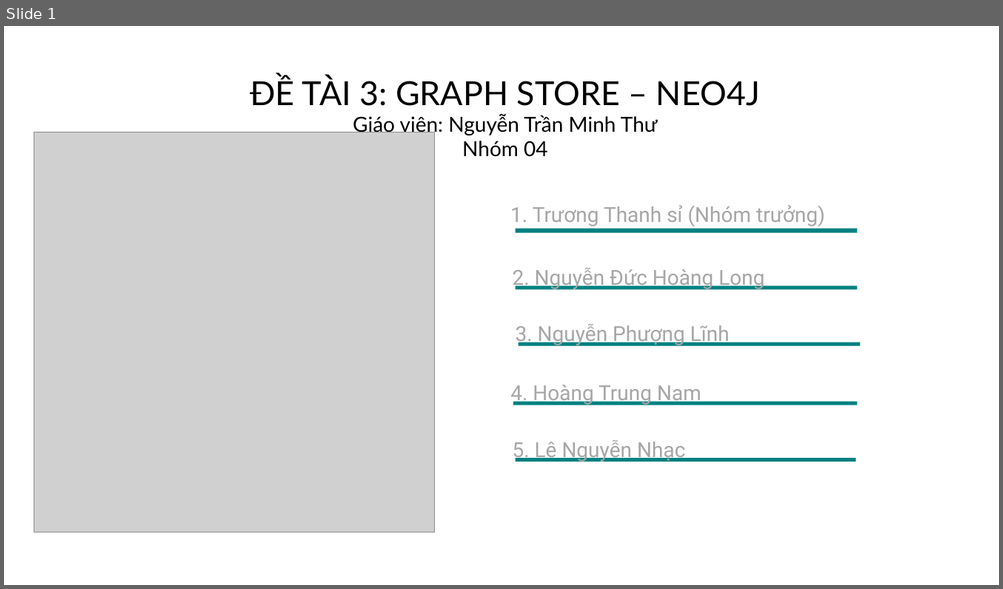
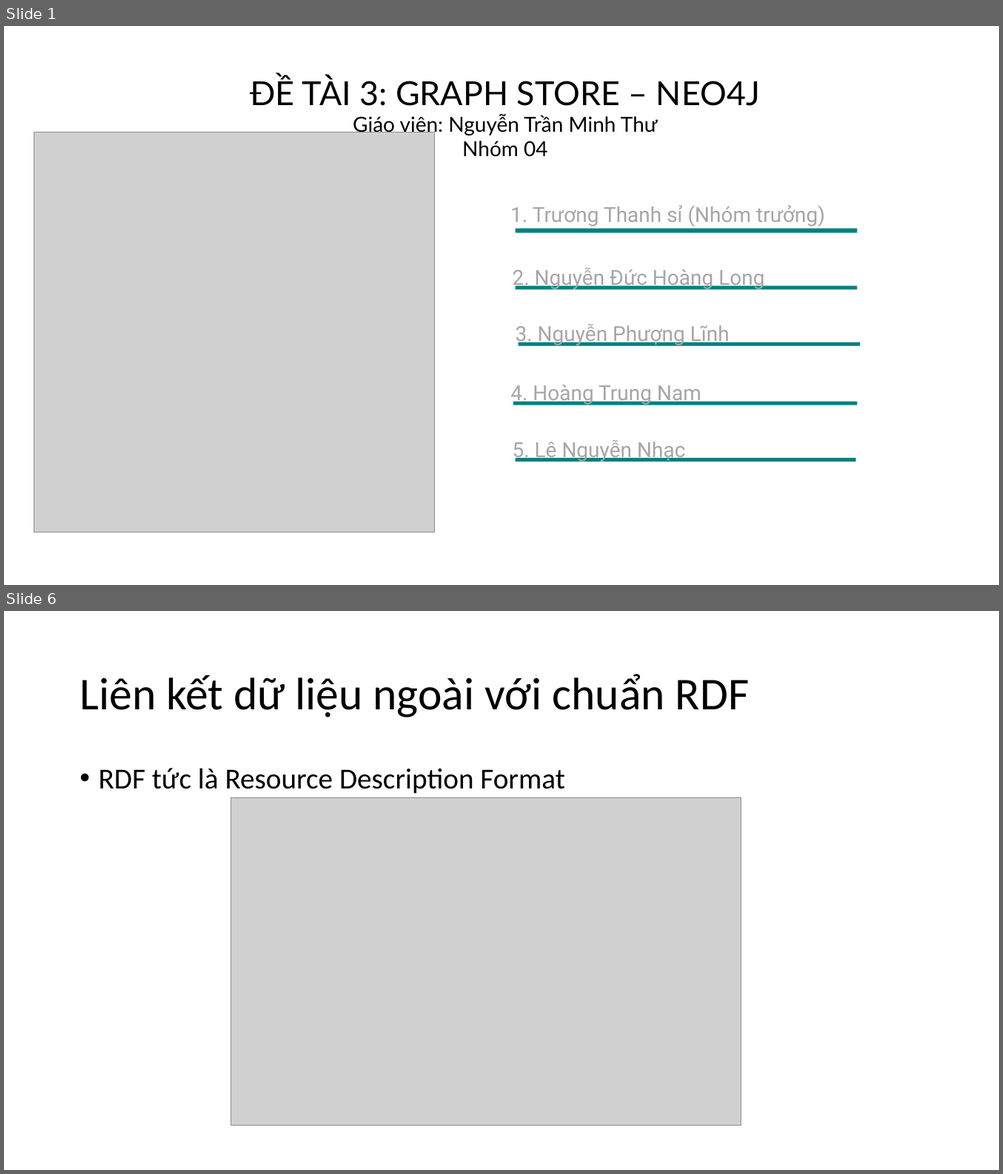
Before and after one commit to NguyenDucHoangLong/Group_4_HTTTHD, a slide deck: Document/Seminar/Slide/Slide_Nhóm 4.pptx. Shown one above the other, each under a label of ours: slide 1 before the commit, slides 1 and 6 after it; the slides between them are not shown. The pictures are 1003x589 and 1003x1174 pixels, drawn with LibreOffice and Linux fonts; fonts in the diff are those of the drawing; grey boxes stand for pictures. Boxes give left, top, right and bottom in pixels: in the first picture for what was removed or moved away, otherwise in the second. Text is boxed around its words. In the diff, an @@ line names an element or a change of style, - is before the commit and + after.

```diff
--- a/Document/Seminar/Slide/Slide_Nhóm 4.pptx
+++ b/Document/Seminar/Slide/Slide_Nhóm 4.pptx
@@ slide 6 added at (4,611,999,1170), background #FFFFFF @@
@@ title added at (79,674,749,718), 44 pt, text #000000 @@
+Liên kết dữ liệu ngoài với chuẩn RDF
@@ text added at (99,768,564,794), 28 pt, text #000000 @@
+• RDF tức là Resource Description Format
@@ picture added at (231,798,740,1127) @@
```
Also in this commit, not shown: 1 slide changed, 8 other slides added, 1 slide removed.
